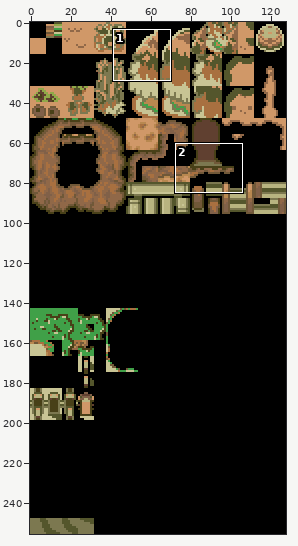
Edited in one commit: sprite sheet (resources/tilesets/0/gTileset_General_Tiles_Pal1.png). Above: a wide view before the commit, with the close-up outlined.
Close-up. The starting point:
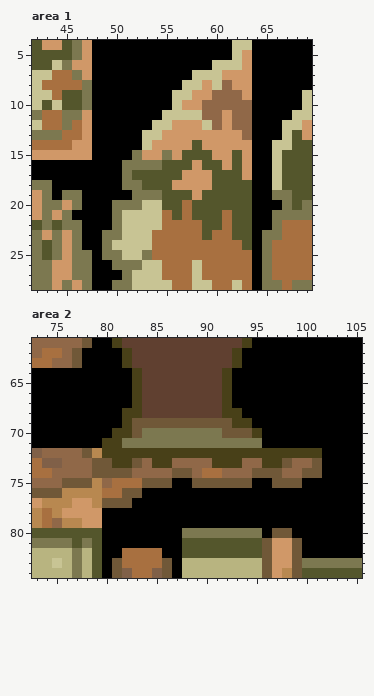
The file is 128x256 pixels. Shown: area 1: x 42..69, y 4..28; area 2: x 73..105, y 61..84. The commit also changed other parts of the picture, which this record leaves out.
Now the later version:
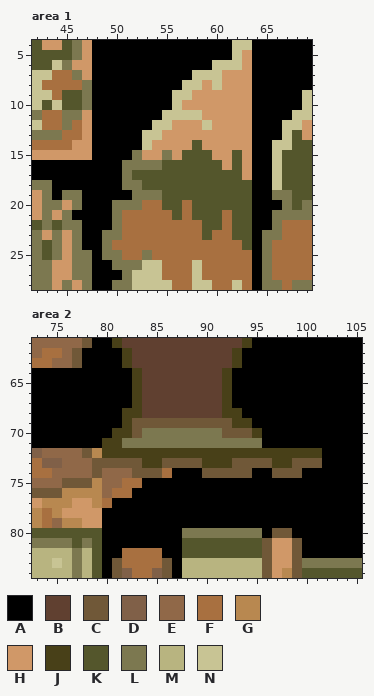
Palette (. is transparent): A #000000  B #604030  C #705838  D #806048  E #906848  F #a87040  G #b88850  H #d09868  J #484018  K #54562c  L #7c7850  M #b8b480  N #c8c494
Change:
Area 1:
The edit turns colour N into colour F in row 20 at x 53 to 54; in rows 21 to 22 at x 51 to 54; in row 23 at x 51 to 53; in row 24 at x 50 to 53; in row 25 at x 51 to 52.
The edit turns colour E into colour H in row 8 at x 61; in row 9 at x 60 to 62; in row 10 at x 59 to 63; in row 11 at x 59 to 60 and 62 to 63; in row 12 at x 60 and 62 to 63; in row 13 at x 63.
The edit turns colour H into colour K in row 16 at x 58; in row 17 at x 57 to 59; in row 18 at x 56 to 59; in row 19 at x 58.
Area 2:
The edit turns colour C into colour A in row 74 at x 87 to 88, 95 to 96 and 100 to 101; in row 75 at x 84 to 86, 89 to 94 and 97 to 99; in row 76 at x 83; in row 77 at x 81 to 82.
The edit turns colour E into colour A in row 74 at x 89.
The edit turns colour E into colour C in row 73 at x 87 to 89, 94 to 95 and 99 to 100; in row 74 at x 83 to 85, 92 to 94 and 98 to 99.
The edit turns colour F into colour C in row 74 at x 90 to 91.
The edit turns colour J into colour C in row 73 at x 81 to 82, 86, 93 and 96.
The edit turns colour C into colour E in row 74 at x 80 to 82.
The edit turns colour F into colour E in row 75 at x 81; in row 76 at x 80.
The edit turns colour C into colour F in row 76 at x 82; in row 77 at x 80.
The edit turns colour E into colour F in row 74 at x 86.
The edit turns colour C into colour J in row 73 at x 98.
The edit turns colour E into colour J in row 73 at x 84 and 90.
